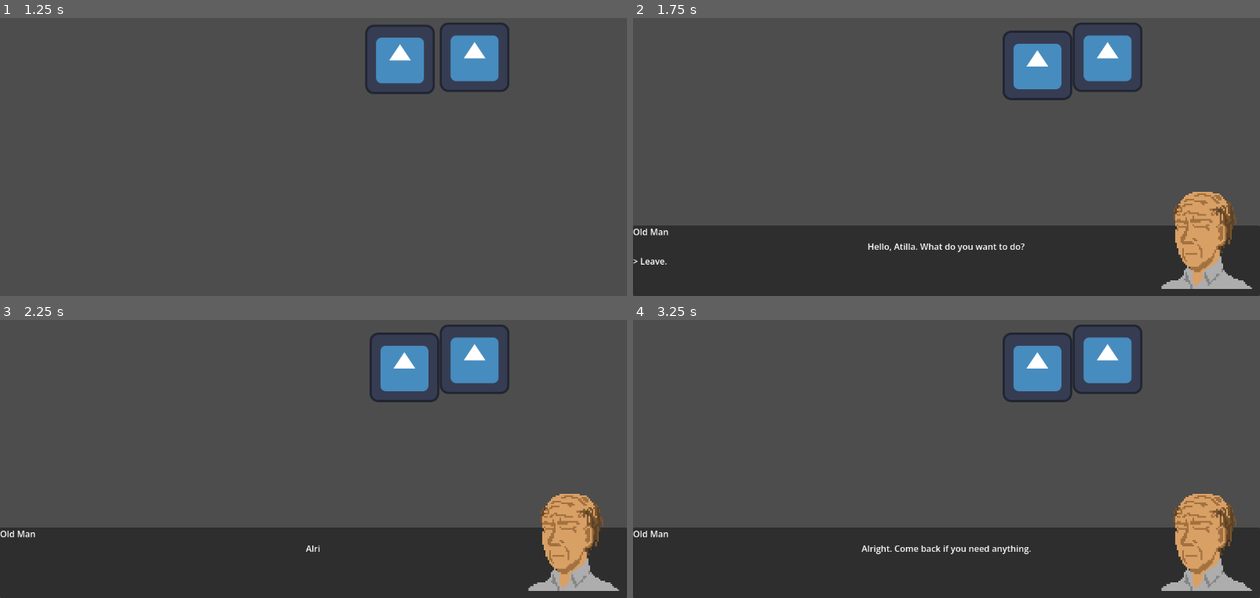
Above: before the commit, frames 1-4 (two rows, left to right).
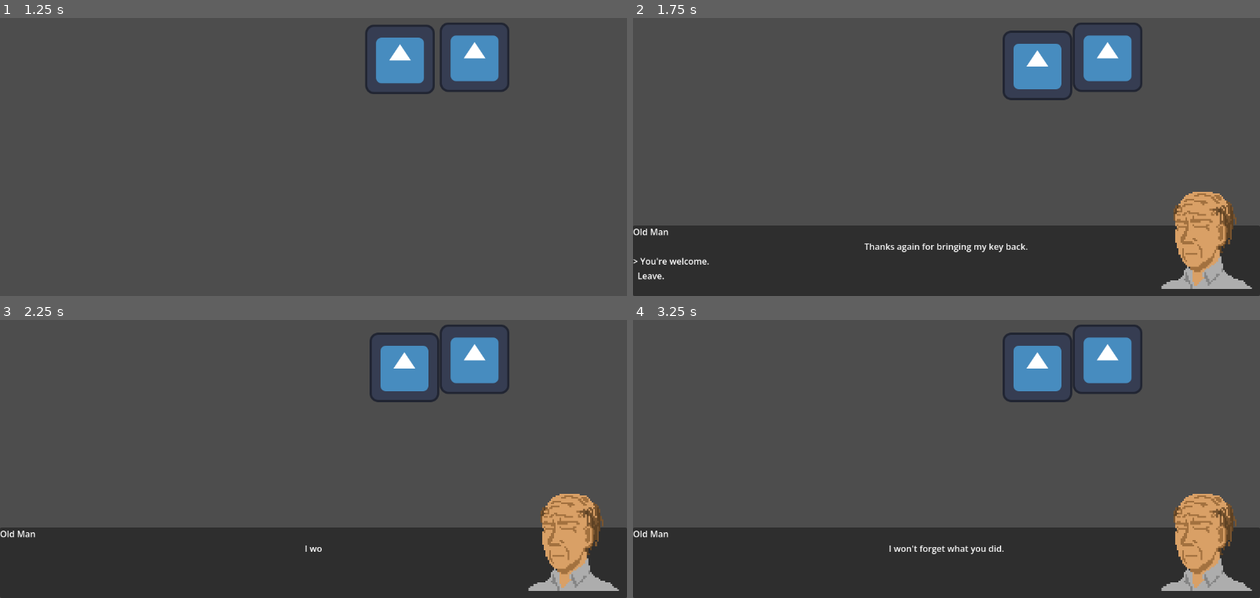
Above: after the commit, the same moments.

Repository: AtillaAkbulut/Godot-Dialogue-Framework
Game: Godot game, scene res://demo_scene.tscn
The game is run twice, just before and just after one commit, with the same random seed, the same clock (stepped at 60 frames per second) and the same inputs. The project has no main scene, so this scene is started directly. The engine's default icon, where the game draws it, is replaced by a stand-in: a white triangle on a blue panel in a dark square.
Inputs:
- Up to frame 1 (1.25 s): tap Enter (ui_accept) at 0.5, 0.77 s; hold D (right) from 0.53 s (still down); hold E (interact) from 0.53 s (still down)
- Up to frame 2 (1.75 s): release D (right) at 1.28 s; release E (interact) at 1.28 s; hold S (down) from 1.28 s (still down); tap E (interact) at 1.35 s; tap Enter (ui_accept) at 1.52 s
- Up to frame 3 (2.25 s): tap Enter (ui_accept) at 2 s; release S (down) at 2.03 s; hold D (right) from 2.03 s (still down); hold E (interact) from 2.03 s (still down)
- Up to frame 4 (3.25 s): release D (right) at 2.78 s; release E (interact) at 2.78 s; hold Up (ui_up) from 2.78 s (still down); tap E (interact) at 2.85 s; tap Enter (ui_accept) at 3.02 s

Frame 1 is identical in both runs. In frame 2, 0.6% of the frame differs, in the area x 0-63%, y 81-95%; in frame 3, less than 0.1%; in frame 4, 0.4%.

Commit message:
feat: add conditional dialogue start nodes

Diff:
--- a/demo_scene.gd
+++ b/demo_scene.gd
@@ -16,7 +16,7 @@
 
 	GameState.set_flag("quest_1_active", false)
 	GameState.set_flag("has_old_key", false)
-	GameState.set_flag("key_already_given", false)
+	GameState.set_flag("key_already_given", true)
 
 	DialogueManager.dialogue_event_triggered.connect(
 		_on_dialogue_event_triggered
--- a/dialogue/dialogue_data.gd
+++ b/dialogue/dialogue_data.gd
@@ -5,14 +5,18 @@
 var start_node_id: String = ""
 var nodes: Dictionary = {}
 
+var start_rules: Array = []
+
 func _init(
 	_speaker: DialogueSpeaker = null,
 	_start_node_id: String = "",
-	_nodes: Dictionary = {}
+	_nodes: Dictionary = {},
+	_start_rules: Array = []
 ) -> void:
 	speaker = _speaker
 	start_node_id = _start_node_id
 	nodes = _nodes
+	start_rules = _start_rules
 
 func get_node_by_id(node_id: String) -> DialogueNode:
 	if not nodes.has(node_id):
@@ -20,3 +24,16 @@
 		return null
 
 	return nodes[node_id]
+
+func resolve_start_node_id() -> String:
+	for rule in start_rules:
+		if rule == null:
+			continue
+
+		if not rule is DialogueStartRule:
+			continue
+
+		if DialogueConditionResolver.evaluate_all(rule.conditions):
+			return rule.start_node_id
+
+	return start_node_id
--- a/dialogue/dialogue_example.json
+++ b/dialogue/dialogue_example.json
@@ -3,10 +3,58 @@
 	"name": "Old Man",
 	"portrait": "res://portraits/old_man.png"
   },
-  "start": "intro",
+
+  "start": "default_intro",
+
+  "start_rules": [
+	{
+	  "conditions": [
+        "key_already_given"
+	  ],
+	  "start": "after_quest_intro"
+	},
+	{
+	  "conditions": [
+		"quest_1_active",
+        "has_old_key"
+	  ],
+	  "start": "key_found_intro"
+	},
+	{
+	  "conditions": [
+        "quest_1_active"
+	  ],
+	  "start": "quest_intro"
+	}
+  ],
+
   "nodes": {
-	"intro": {
-	  "text": "Hello, {player_name}. What do you want to do?",
+	"default_intro": {
+	  "text": "Hello, {player_name}. Nice weather today.",
+	  "choices": [
+		{
+		  "text": "Leave.",
+		  "next": "leave"
+		}
+	  ]
+	},
+
+	"quest_intro": {
+	  "text": "Have you found my old key yet?",
+	  "choices": [
+		{
+		  "text": "Not yet.",
+		  "next": "not_found"
+		},
+		{
+		  "text": "Leave.",
+		  "next": "leave"
+		}
+	  ]
+	},
+
+	"key_found_intro": {
+	  "text": "Is that my old key in your hand?",
 	  "choices": [
 		{
 		  "text": "Give the old key.",
@@ -17,17 +65,18 @@
 		  ]
 		},
 		{
-		  "text": "Ask about the quest.",
-		  "next": "ask_quest",
-		  "conditions": [
-			"quest_1_active",
-            "!key_already_given"
-		  ]
-		},
+		  "text": "Keep it for now.",
+		  "next": "keep_key"
+		}
+	  ]
+	},
+
+	"after_quest_intro": {
+	  "text": "Thanks again for bringing my key back.",
+	  "choices": [
 		{
-		  "text": "Ask about the key you returned.",
-		  "next": "after_key_given",
-		  "condition": "key_already_given"
+		  "text": "You're welcome.",
+		  "next": "welcome"
 		},
 		{
 		  "text": "Leave.",
@@ -37,7 +86,7 @@
 	},
 
 	"give_key": {
-	  "text": "You found it. Thank you. I thought I had lost it forever.",
+	  "text": "You found it. Thank you.",
 	  "events": [
 		"old_key_given",
         "quest_1_completed"
@@ -45,23 +94,23 @@
 	  "end": true
 	},
 
-	"ask_quest": {
-	  "text": "I am still waiting for the old key. Please let me know if you find it.",
-	  "conditions": [
-		"quest_1_active",
-        "!key_already_given"
-	  ],
+	"not_found": {
+	  "text": "Please keep looking. It must be somewhere nearby.",
 	  "end": true
 	},
 
-	"after_key_given": {
-	  "text": "Thanks again for returning the key. You really helped me.",
-	  "condition": "key_already_given",
+	"keep_key": {
+	  "text": "Why are you holding onto it?",
+	  "end": true
+	},
+
+	"welcome": {
+	  "text": "I won't forget what you did.",
 	  "end": true
 	},
 
 	"leave": {
-	  "text": "Alright. Come back if you need anything.",
+	  "text": "Take care.",
 	  "end": true
 	}
   }
--- a/dialogue/dialogue_loader.gd
+++ b/dialogue/dialogue_loader.gd
@@ -21,8 +21,14 @@
 	var speaker := load_speaker(data)
 	var start_node_id: String = data.get("start", "")
 	var nodes := _load_nodes(data.get("nodes", {}))
+	var start_rules := _load_start_rules(data)
 
-	return DialogueData.new(speaker, start_node_id, nodes)
+	return DialogueData.new(
+		speaker,
+		start_node_id,
+		nodes,
+		start_rules
+	)
 
 static func load_speaker(data: Dictionary) -> DialogueSpeaker:
 	var speaker_data: Dictionary = data.get("speaker", {})
@@ -115,3 +121,29 @@
 		return [data["condition"]]
 
 	return []
+
+static func _load_start_rules(data: Dictionary) -> Array:
+	var rules: Array = []
+	var raw_rules = data.get("start_rules", [])
+
+	if typeof(raw_rules) != TYPE_ARRAY:
+		return rules
+
+	for raw_rule in raw_rules:
+		if typeof(raw_rule) != TYPE_DICTIONARY:
+			continue
+
+		var start_node_id: String = raw_rule.get("start", "")
+
+		if start_node_id.is_empty():
+			push_warning("Dialogue start rule is missing a start node.")
+			continue
+
+		var rule := DialogueStartRule.new(
+			start_node_id,
+			_load_conditions(raw_rule)
+		)
+
+		rules.append(rule)
+
+	return rules
--- a/dialogue/dialogue_manager.gd
+++ b/dialogue/dialogue_manager.gd
@@ -49,7 +49,11 @@
 
 	dialogue_data = data
 	current_speaker = data.speaker
-	current_node_id = start_node if start_node != "" else data.start_node_id
+	if start_node != "":
+		current_node_id = start_node
+	else:
+		current_node_id = data.resolve_start_node_id()
+
 	is_active = true
 	lock_movement = should_lock_movement
 	state = DialogueState.WAITING_INPUT
--- /dev/null
+++ b/dialogue/dialogue_start_rule.gd
@@ -0,0 +1,12 @@
+extends RefCounted
+class_name DialogueStartRule
+
+var start_node_id: String = ""
+var conditions: Array = []
+
+func _init(
+	_start_node_id: String = "",
+	_conditions: Array = []
+) -> void:
+	start_node_id = _start_node_id
+	conditions = _conditions
Not shown, added: dialogue/dialogue_start_rule.gd.uid
